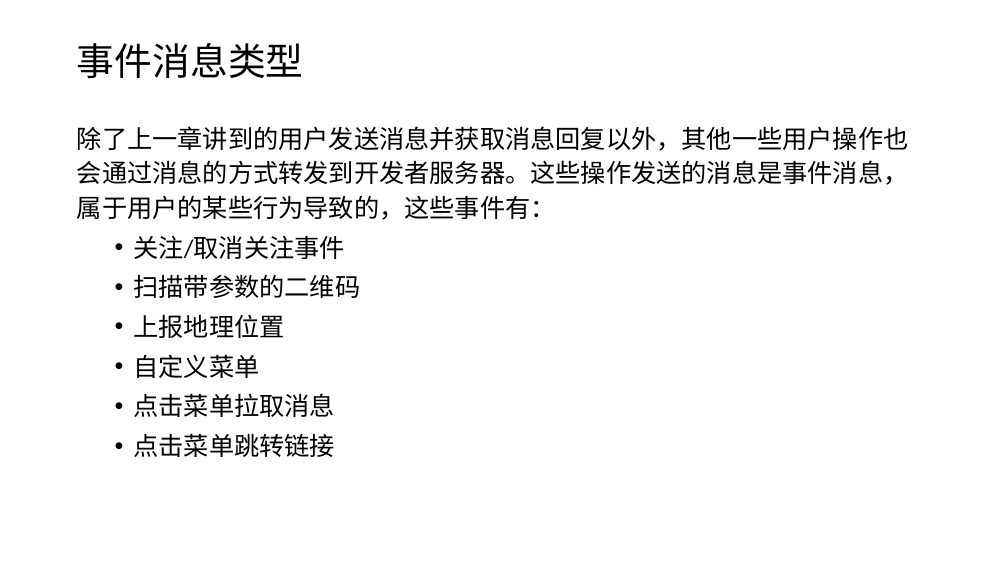
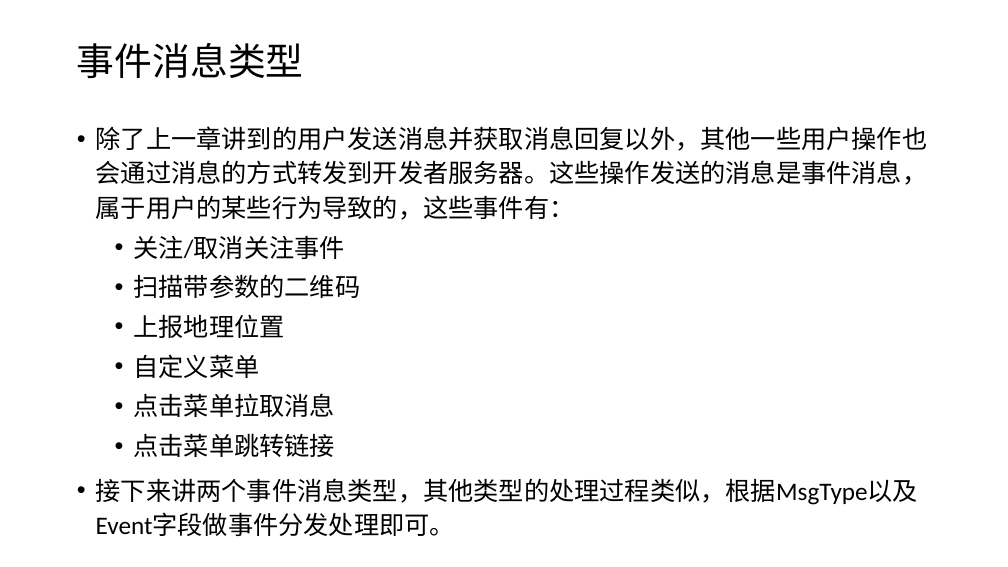
Before and after one commit to edu2act/course-wechat-and-miniprogram, a slide deck: slide 2 of ch04/事件消息处理.pptx. Drawn at 1008x567 pixels with LibreOffice and Linux fonts; fonts in the diff are those of the drawing. Boxes give left, top, right and bottom in pixels: in the first picture for what was removed or moved away, otherwise in the second. Text is boxed around its words. In the diff, an @@ line names an element or a change of style, - is before the commit and + after.

```diff
--- a/ch04/事件消息处理.pptx
+++ b/ch04/事件消息处理.pptx
@@ text at (96,126,928,220): bullet none to • @@
@@ text at (96,478,918,536): paragraph added @@
+• 接下来讲两个事件消息类型，其他类型的处理过程类似，根据MsgType以及Event字段做事件分发处理即可。
```
Also in this commit, not shown: 4 other slides changed, 5 other files.
